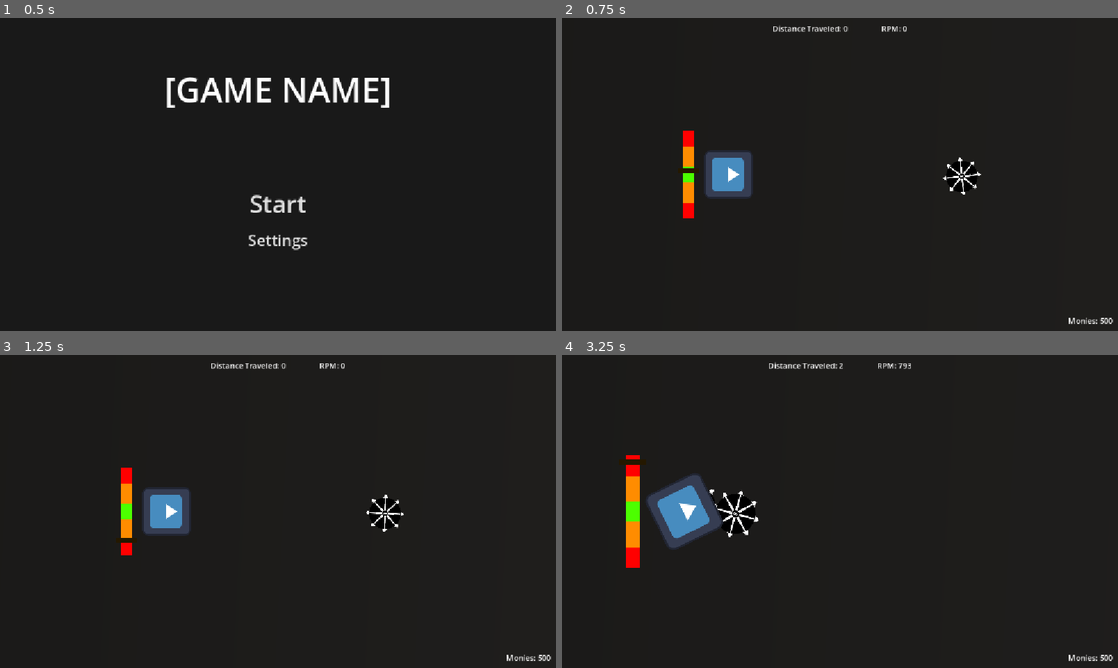
Above: before the commit, frames 1-4 (two rows, left to right).
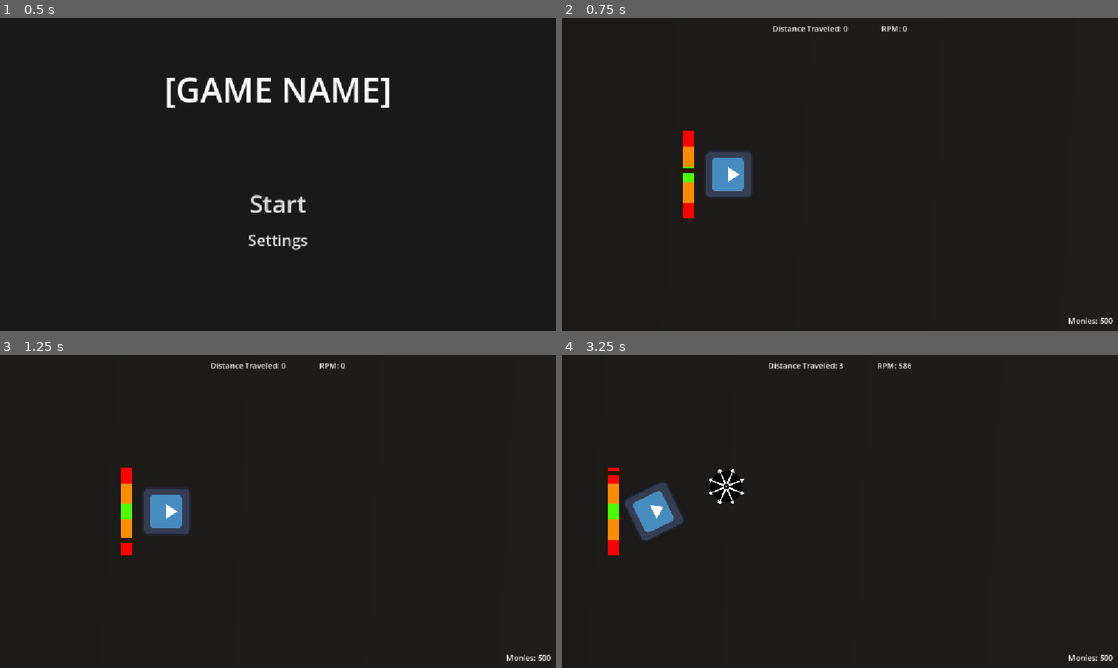
Above: after the commit, the same moments.

Repository: ryder-james/AVerySeriousGameJam
Game: Godot game, scene res://ui/main_menu.tscn
The game is run twice, just before and just after one commit, with the same random seed, the same clock (stepped at 60 frames per second) and the same inputs. The engine's default icon, where the game draws it, is replaced by a stand-in: a white triangle on a blue panel in a dark square.
Inputs:
- Up to frame 1 (0.5 s): no input
- Up to frame 2 (0.75 s): click "Start" at 0.5 s
- Up to frame 3 (1.25 s): no input
- Up to frame 4 (3.25 s): hold A (ccw) 1.28-2.03 s; tap D (cw) at 2.1 s; tap Space (launch) at 2.85 s

Frame 1 is identical in both runs. In frame 2, 0.5% of the frame differs, in the area x 68-76%, y 44-57%; in frame 3, 0.5%; in frame 4, 4.9%, in the area x 7-63%, y 2-68%.

Commit message:
Reparent UI to one canvas

Diff:
--- a/map.tscn
+++ b/map.tscn
@@ -2,7 +2,6 @@
 
 [ext_resource type="PackedScene" uid="uid://bwpfbwm75cowr" path="res://beyblade/beyblade.tscn" id="1_e0an3"]
 [ext_resource type="PackedScene" uid="uid://dhgk3hubrdxdw" path="res://beyblade/launcher.tscn" id="2_p5pve"]
-[ext_resource type="PackedScene" uid="uid://dc5slvb8uo1vp" path="res://enemy.tscn" id="4_p5pve"]
 [ext_resource type="PackedScene" uid="uid://cb1spbobf24cr" path="res://ui/end_run_menu.tscn" id="5_urblq"]
 [ext_resource type="PackedScene" uid="uid://by4wumt7yrhdh" path="res://ui/overlay_ui.tscn" id="6_iw27f"]
 [ext_resource type="Texture2D" uid="uid://cjwdr17fkjfje" path="res://bg.png" id="7_71pa8"]
@@ -51,16 +50,11 @@
 rotation = 3.1415927
 texture = ExtResource("7_71pa8")
 
-[node name="Enemy" parent="." unique_id=1776879099 instance=ExtResource("4_p5pve")]
-position = Vector2(760, 5)
-
 [node name="CanvasLayer" type="CanvasLayer" parent="." unique_id=1817127367]
 layer = 100
+
+[node name="Overlay_Ui" parent="CanvasLayer" unique_id=1788766066 instance=ExtResource("6_iw27f")]
 
 [node name="EndRunMenu" parent="CanvasLayer" unique_id=843066510 instance=ExtResource("5_urblq")]
 unique_name_in_owner = true
 visible = false
-
-[node name="CanvasLayer2" type="CanvasLayer" parent="." unique_id=514601383]
-
-[node name="Overlay_Ui" parent="CanvasLayer2" unique_id=1788766066 instance=ExtResource("6_iw27f")]
